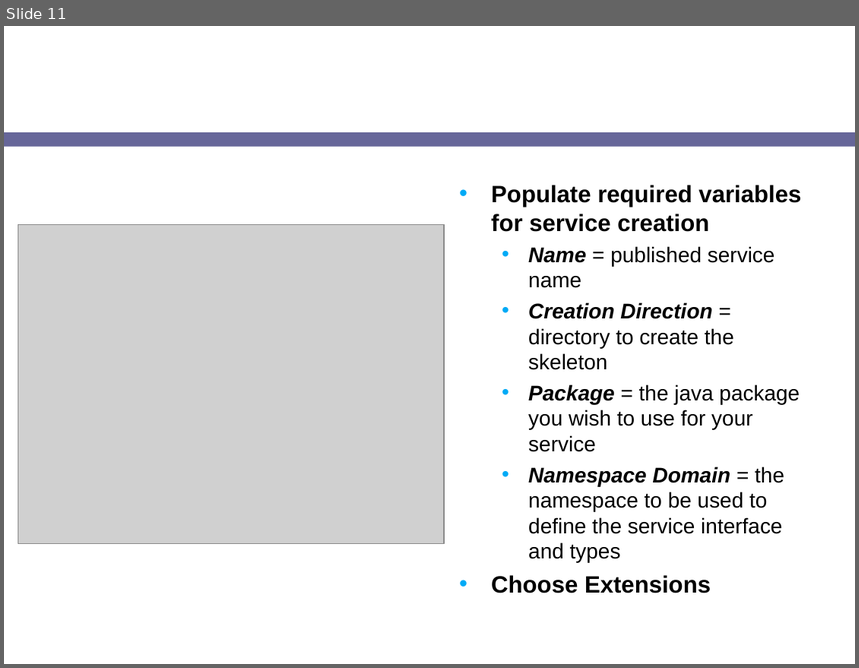
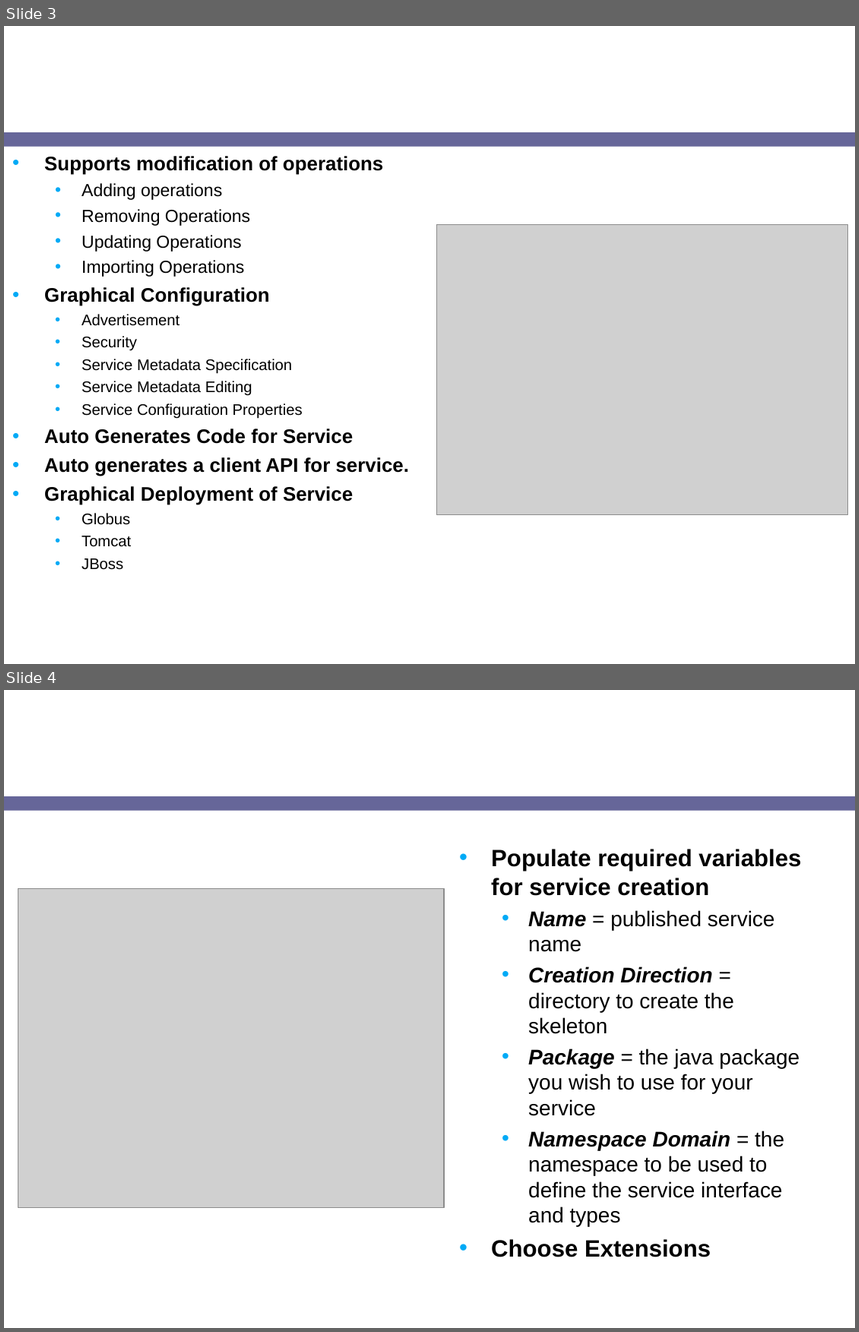
Before and after one commit to NCIP/cagrid-docs, a slide deck: presentations/introduce/Introduce-1.1-OGF-21-globus-software-providers.ppt. Shown one above the other, each under a label of ours: slide 11 before the commit, slides 3 and 4 after it. The pictures are 859x668 and 859x1332 pixels, drawn with LibreOffice and Linux fonts; fonts in the diff are those of the drawing; grey boxes stand for pictures; background and template pictures are left out. Boxes give left, top, right and bottom in pixels: in the first picture for what was removed or moved away, otherwise in the second. Text is boxed around its words. In the diff, an @@ line names an element or a change of style, - is before the commit and + after.

```diff
--- a/presentations/introduce/Introduce-1.1-OGF-21-globus-software-providers.ppt
+++ b/presentations/introduce/Introduce-1.1-OGF-21-globus-software-providers.ppt
@@ slide 3 added at bbox=[4, 26, 855, 664], background picture (left out); not listed: 1 template element that a slide beside it also shows @@
@@ title added at bbox=[32, 26, 671, 126], 26 pt, text #FFFFFF, bold @@
+Introduce
@@ text added at bbox=[44, 156, 409, 570], 16.6 pt, text #000000 @@
+• Supports modification of operations
+  • Adding operations
+  • Removing Operations
+  • Updating Operations
+  • Importing Operations
+• Graphical Configuration
+  • Advertisement
+  • Security
+  • Service Metadata Specification
+  • Service Metadata Editing
+  • Service Configuration Properties
+• Auto Generates Code for Service
+• Auto generates a client API for service.
+• Graphical Deployment of Service
+  • Globus
+  • Tomcat
+  • JBoss
@@ picture added at bbox=[436, 224, 848, 515] @@
@@ what was slide 11 is now slide 4 @@
```
Also in this commit, not shown: 2 slides changed, 11 slides removed.
